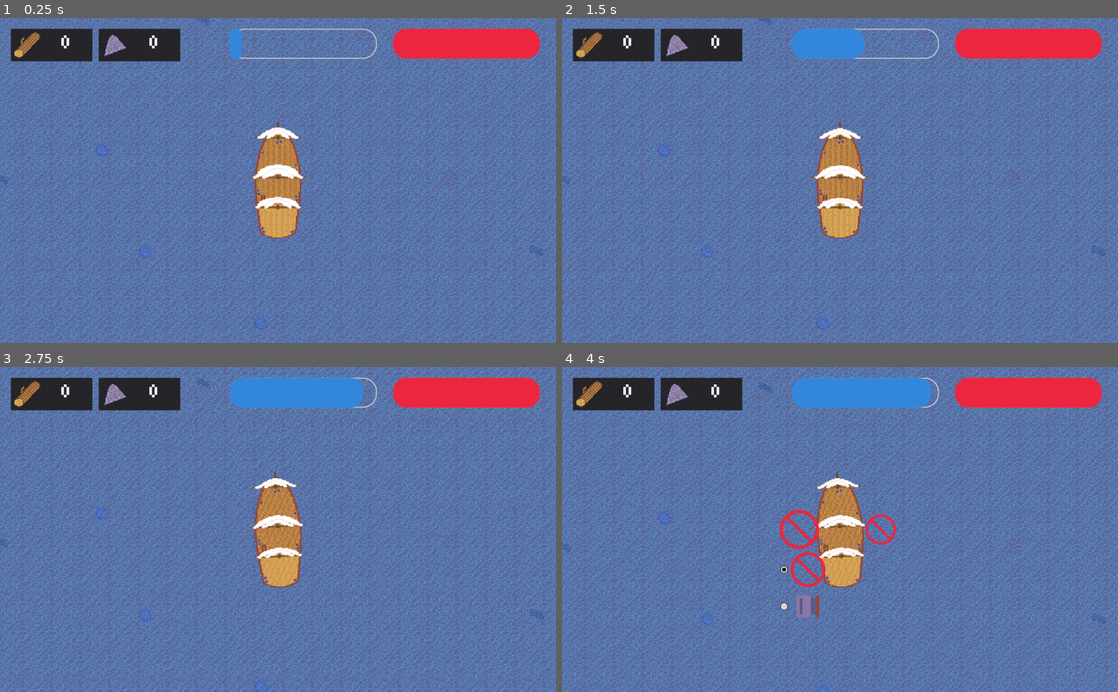
Above: before the commit, frames 1-4 (two rows, left to right).
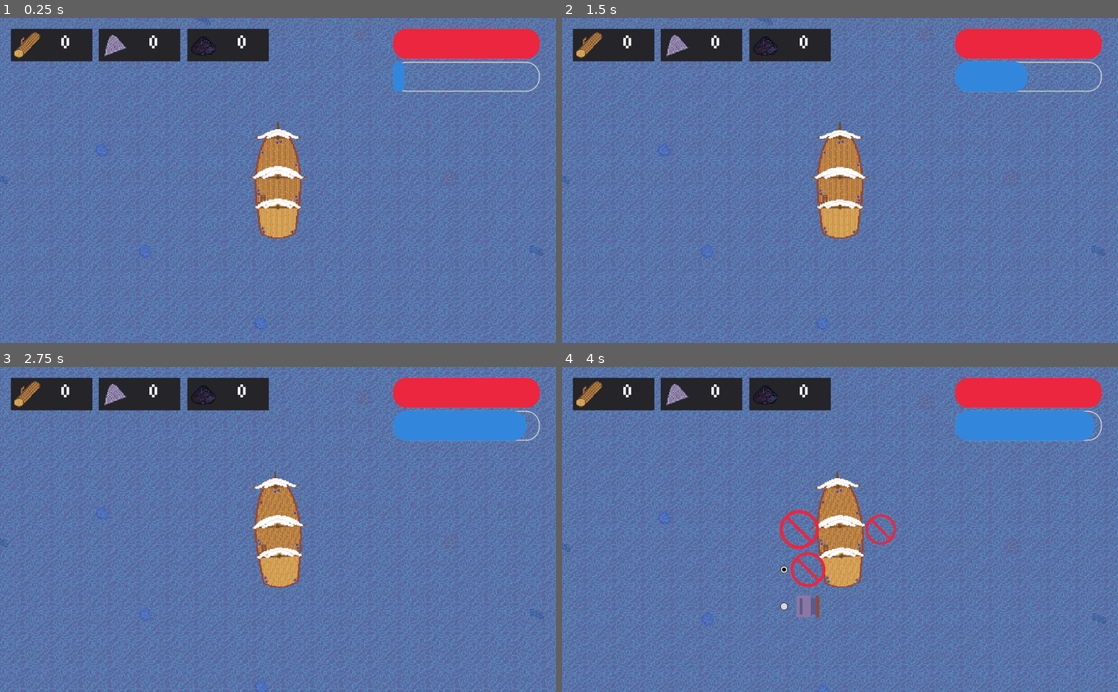
Above: after the commit, the same moments.

Repository: McLovin3/Calderia
Game: Godot game, scene res://MainScene.tscn
Two runs of this game, one before a commit and one after it. Both use one fixed random seed, a clock stepped at 60 frames per second and the inputs below.
Inputs (mouse positions are in pixels of both pictures, inside the frame that each line leads up to):
- Up to frame 1 (0.25 s): no input
- Up to frame 2 (1.5 s): tap Enter at 0.5 s; move the mouse to (962, 164) at 0.52 s; hold Middle mouse button (fish) 0.53-1.28 s; hold D (turn_right) from 0.53 s (still down); right-click (962, 164) at 0.6 s; click (962, 164) at 0.67 s; tap W (up) at 0.77, 1.07 s; move the mouse to (728, 196) at 1.27 s; tap Middle mouse button (fish) at 1.35 s
- Up to frame 3 (2.75 s): tap W (up) at 1.52, 1.55, 1.82 s; move the mouse to (333, 458) at 2.02 s; release D (turn_right) at 2.03 s; hold A (turn_left) from 2.03 s (still down); hold W (up) from 2.03 s (still down); right-click (333, 458) at 2.3 s
- Up to frame 4 (4 s): move the mouse to (812, 594) at 2.77 s; release A (turn_left) at 2.78 s; release W (up) at 2.78 s; hold D (turn_right) 2.78-3.5 s; tap C (customize) at 2.85 s; click (812, 594) at 2.92 s; tap W (up) at 3.02, 3.32 s; tap Middle mouse button (fish) at 3.05 s; click (801, 529) at 3.5 s

The runs differ from the first frame. In frame 1, 2.3% of the frame differs, in the area x 33-98%, y 3-59%; in frame 2, 3.7%; in frame 3, 5.3%; in frame 4, 5.4%, in the area x 33-98%, y 3-23%.

Commit message:
Added gunpowder ressource and gunpowder fish

Diff:
--- a/Bobber/Bobber.tscn
+++ b/Bobber/Bobber.tscn
@@ -56,7 +56,7 @@
 scale = Vector2( 0.7, 0.7 )
 frames = SubResource( 10 )
 animation = "Bobbing"
-frame = 6
+frame = 2
 playing = true
 script = ExtResource( 1 )
 
--- a/Bobber/Scripts/Bobber.gd
+++ b/Bobber/Scripts/Bobber.gd
@@ -43,8 +43,10 @@
 	instance.position = position
 	if instance.texture.resource_path.find("Wood") != -1:
 		GameManager.add_wood(int(base_ressource_amount * _fish_size))
-	if instance.texture.resource_path.find("Stone") != -1:
+	elif instance.texture.resource_path.find("Stone") != -1:
 		GameManager.add_stone(int(base_ressource_amount * _fish_size))
+	elif instance.texture.resource_path.find("Gunpowder") != -1:
+		GameManager.add_gunpowder(int(base_ressource_amount * _fish_size))
 	queue_free()
 
 func _fish_escaped() -> void:
--- a/GameManager/GameManager.tscn
+++ b/GameManager/GameManager.tscn
@@ -1,10 +1,11 @@
-[gd_scene load_steps=7 format=2]
+[gd_scene load_steps=8 format=2]
 
 [ext_resource path="res://GameManager/Scripts/GameManager.gd" type="Script" id=1]
 [ext_resource path="res://GameManager/Sprites/Stone.png" type="Texture" id=2]
 [ext_resource path="res://GameManager/Sprites/Wood.png" type="Texture" id=3]
 [ext_resource path="res://Themes/HealthBar.tres" type="Theme" id=4]
 [ext_resource path="res://CustomizationMenu/CustomizationMenu.tscn" type="PackedScene" id=5]
+[ext_resource path="res://GameManager/Sprites/GunPowder.png" type="Texture" id=6]
 
 [sub_resource type="StyleBoxFlat" id=1]
 bg_color = Color( 0.2, 0.533333, 0.870588, 1 )
@@ -73,6 +74,31 @@
 align = 1
 valign = 1
 
+[node name="Gunpowder" type="Panel" parent="HUD"]
+margin_left = 345.0
+margin_top = 20.0
+margin_right = 495.0
+margin_bottom = 80.0
+hint_tooltip = "Pierre"
+
+[node name="GunpowderSprite" type="TextureRect" parent="HUD/Gunpowder"]
+margin_left = 6.0
+margin_top = 6.0
+rect_scale = Vector2( 1.5, 1.5 )
+texture = ExtResource( 6 )
+
+[node name="GunpowderCount" type="Label" parent="HUD/Gunpowder"]
+anchor_left = 1.0
+anchor_top = 0.5
+anchor_right = 1.0
+anchor_bottom = 0.5
+margin_left = -95.0
+margin_top = -42.0
+margin_bottom = 31.0
+text = "000"
+align = 1
+valign = 1
+
 [node name="HealthBar" type="ProgressBar" parent="HUD"]
 anchor_left = 1.0
 anchor_right = 1.0
@@ -87,10 +113,10 @@
 [node name="DashBar" type="ProgressBar" parent="HUD"]
 anchor_left = 1.0
 anchor_right = 1.0
-margin_left = -600.0
-margin_top = 20.0
-margin_right = -330.0
-margin_bottom = 75.0
+margin_left = -300.0
+margin_top = 81.0
+margin_right = -30.0
+margin_bottom = 136.0
 hint_tooltip = "Énergie"
 theme = ExtResource( 4 )
 custom_styles/fg = SubResource( 1 )
--- a/GameManager/Scripts/CustomizationMenu.gd
+++ b/GameManager/Scripts/CustomizationMenu.gd
@@ -77,6 +77,7 @@
 					% [tools.cannon.wood, tools.cannon.stone]
 				_last_selected_item.wood = tools.cannon.wood
 				_last_selected_item.stone = tools.cannon.stone
+				_last_selected_item.gunpowder = tools.cannon.gunpowder
 				_last_selected_item.name = "cannon"
 				_right_button.selected = 0
 				_dialog.popup()
@@ -93,7 +94,8 @@
 	var ressources = GameManager.get_ressources()
 
 	if (_last_selected_item.wood > ressources.wood
-		or _last_selected_item.stone > ressources.stone):
+		or _last_selected_item.stone > ressources.stone
+		or _last_selected_item.gunpowder > ressources.gunpowder):
 		_alert_dialog.popup()
 		return
 
--- a/GameManager/Scripts/GameManager.gd
+++ b/GameManager/Scripts/GameManager.gd
@@ -3,6 +3,7 @@
 onready var _customization_menu : CustomizationMenu = $HUD/CustomizationMenu
 onready var _stone_label : Label = $HUD/Stone/StoneCount
 onready var _wood_label : Label = $HUD/Wood/WoodCount
+onready var _gunpowder_label : Label = $HUD/Gunpowder/GunpowderCount
 onready var _health_bar : ProgressBar = $HUD/HealthBar
 onready var _dash_bar : ProgressBar = $HUD/DashBar
 
@@ -12,15 +13,17 @@
 		"ressources" :
 			{
 				"wood" : 0,
-				"stone" : 0
+				"stone" : 0,
+				"gunpowder": 0
 			},
 		"tools":
 			{
 				"cannon" :
 					{
 						"unlocked" : false,
-						"wood" : 100,
-						"stone" : 100
+						"wood" : 0,
+						"stone" : 100,
+						"gunpowder" : 50
 					}
 			}
 	}
@@ -49,6 +52,7 @@
 func _update_labels() -> void:
 	_stone_label.text = String(_data.ressources.stone)
 	_wood_label.text = String(_data.ressources.wood)
+	_gunpowder_label.text = String(_data.ressources.gunpowder)
 
 func _on_SaveInterval_timeout() -> void:
 	_save_game()
@@ -58,16 +62,21 @@
 	_update_labels()
 	_save_game()
 
+func add_stone(amount: int) -> void:
+	_data.ressources.stone += amount
+	_update_labels()
+	_save_game()
+
+func add_gunpowder(amount: int) -> void:
+	_data.ressources.gunpowder += amount
+	_update_labels()
+	_save_game()
+
 func set_hp(current_health : float, max_health : float) -> void:
 	_health_bar.value = (current_health * _health_bar.max_value) / max_health
 
 func set_dash(current_dash : float, max_dash : float) -> void:
 	_dash_bar.value = (current_dash * _dash_bar.max_value) / max_dash
-
-func add_stone(amount: int) -> void:
-	_data.ressources.stone += amount
-	_update_labels()
-	_save_game()
 
 func set_player(player: PlayerShip) -> void:
 	_customization_menu.player = player
@@ -89,6 +98,7 @@
 	selected_tool.unlocked = true
 	_data.ressources.wood -= selected_tool.wood
 	_data.ressources.stone -= selected_tool.stone
+	_data.ressources.gunpowder -= selected_tool.gunpowder
 
 	_update_labels()
 	_save_game()
--- a/PlayerShip/PlayerShip.tscn
+++ b/PlayerShip/PlayerShip.tscn
@@ -43,7 +43,7 @@
 [node name="AnimatedSprite" type="AnimatedSprite" parent="."]
 frames = SubResource( 7 )
 animation = "idle"
-frame = 3
+frame = 5
 playing = true
 
 [node name="HitBox" type="Area2D" parent="."]
--- a/PlayerShip/Scripts/PlayerShip.gd
+++ b/PlayerShip/Scripts/PlayerShip.gd
@@ -51,9 +51,7 @@
 	_fishing = false
 
 func _physics_process(delta : float) -> void:
-	if not _fishing:
-		_manage_dash(delta)
-
+	_manage_dash(delta)
 	_rotate(delta)
 	_calculate_direction()
 	var _unused_velocity = move_and_slide(_direction * _velocity)
@@ -82,7 +80,8 @@
 func _manage_dash(delta : float) -> void:
 	GameManager.set_dash(_dash_timer.wait_time - _dash_timer.time_left, _dash_timer.wait_time)
 
-	if (Input.is_action_just_pressed("dash") and _dash_timer.is_stopped()):
+
+	if not _fishing and (Input.is_action_just_pressed("dash") and _dash_timer.is_stopped()):
 		_dashing = true
 		_direction = Vector2(
 			global_position.direction_to(get_global_mouse_position())).normalized()
Binary file added: GameManager/Sprites/GunPowder.png
Not shown, added: GameManager/Sprites/GunPowder.png.import
Binary file added: RandomFish/Sprites/GunpowderFish.png
Not shown, added: RandomFish/Sprites/GunpowderFish.png.import
